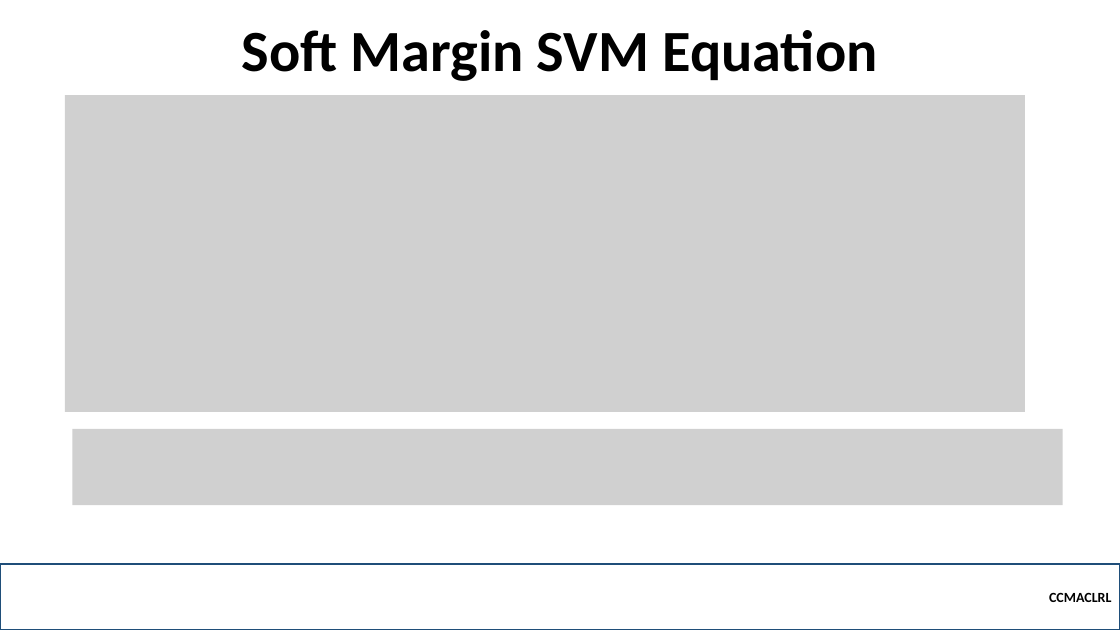
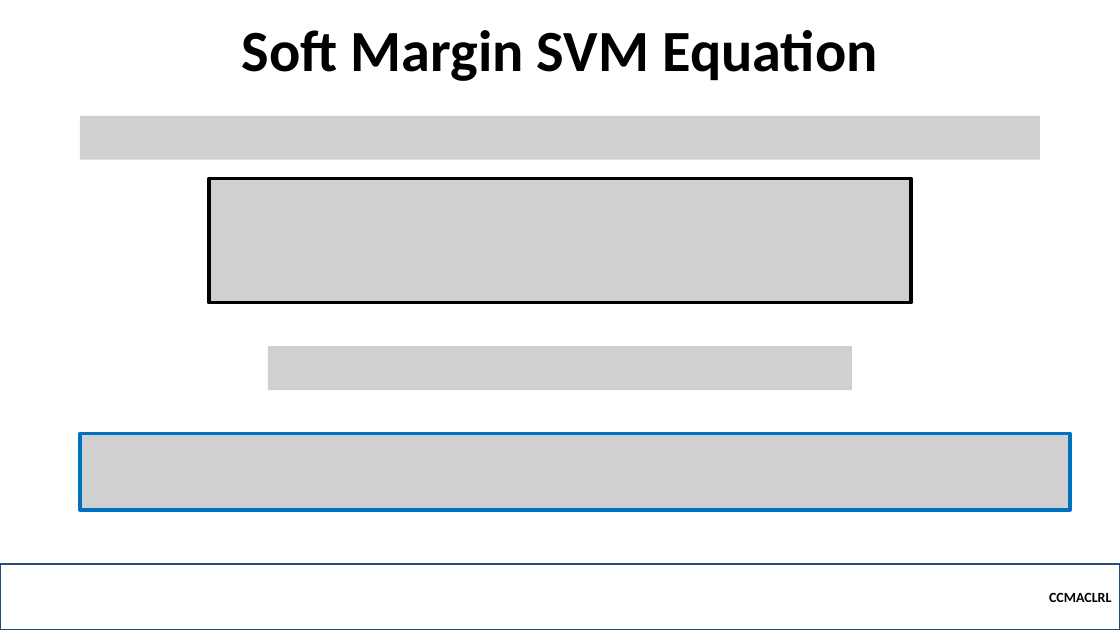
Before and after one commit to robitussin/CCMACLRL, a slide deck: slide 56 of 7 - Support Vector Machine/Support Vector Machine - Math.pptx (slide 62 before the commit). Drawn at 1120x630 pixels with LibreOffice and Linux fonts; fonts in the diff are those of the drawing; grey boxes stand for pictures; background and template pictures are left out. Boxes give left, top, right and bottom in pixels: in the first picture for what was removed or moved away, otherwise in the second. Text is boxed around its words. In the diff, an @@ line names an element or a change of style, - is before the commit and + after.

```diff
--- a/7 - Support Vector Machine/Support Vector Machine - Math.pptx
+++ b/7 - Support Vector Machine/Support Vector Machine - Math.pptx
@@ picture removed at [65, 95, 1025, 412] @@
@@ picture added at [80, 116, 1040, 160] @@
@@ picture added at [209, 179, 912, 303] @@
@@ picture added at [268, 346, 852, 390] @@
@@ picture: place and size @@
-picture at [72, 429, 1063, 505]
+picture at [80, 434, 1070, 510]
```
Also in this commit, not shown: 15 other slides changed, 7 slides added, 13 slides removed.
